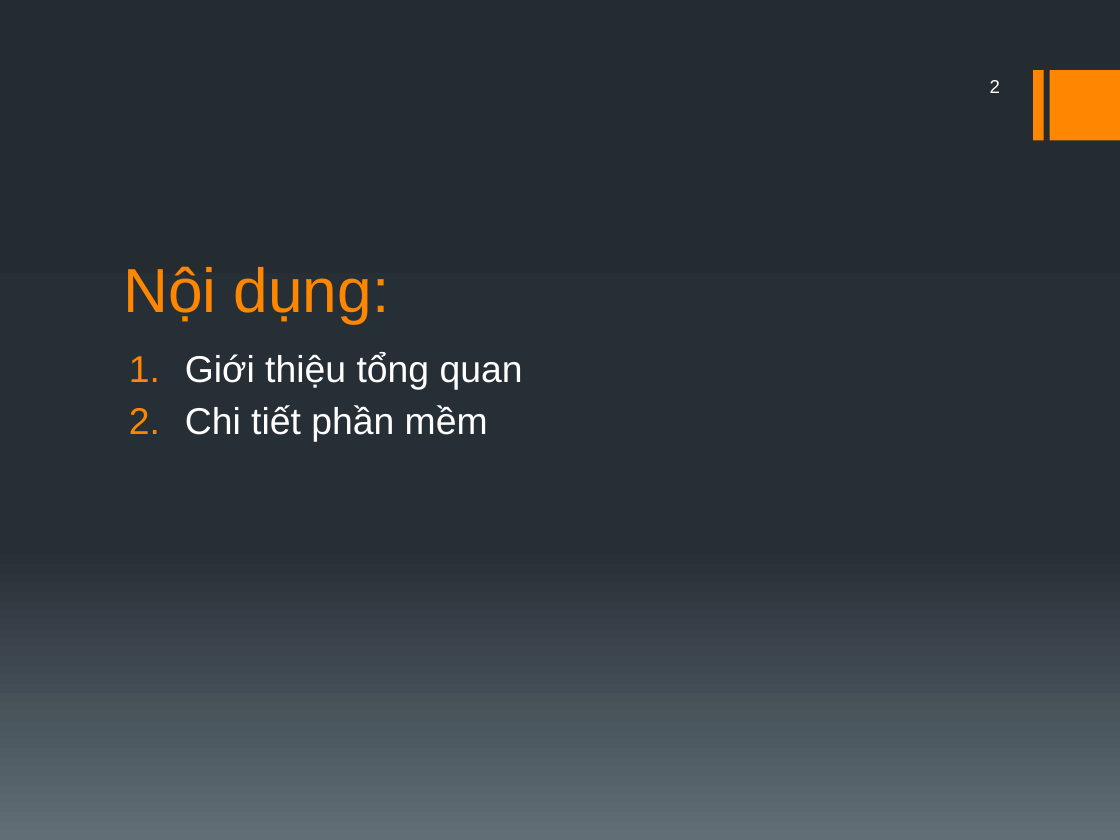
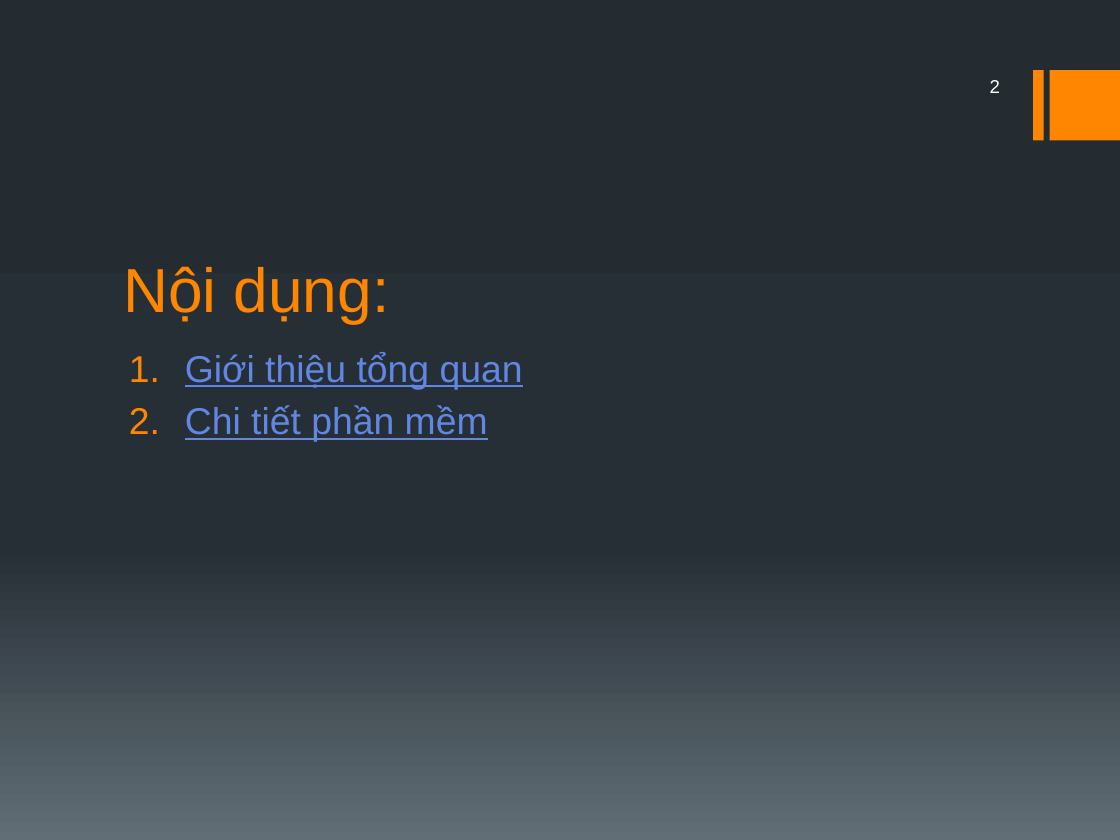
Before and after one commit to Hachiko001/CuaHang-NhaKho, a slide deck: slide 2 of Báo cáo/Báo cáo.pptx. Drawn at 1120x840 pixels with LibreOffice and Linux fonts; fonts in the diff are those of the drawing. Boxes give left, top, right and bottom in pixels: in the first picture for what was removed or moved away, otherwise in the second. Text is boxed around its words. In the diff, an @@ line names an element or a change of style, - is before the commit and + after.

Commit message:
Final update before presentation
Đã hoàn thành tất cả các chức năng trừ phần tên đăng nhập và chức danh
của nhân viên (cái này đang làm dở). Phần báo cáo tương đối đơn giản,
hạn chế màu mè. Không biết có ai đọc cái này k nữa...

```diff
--- a/Báo cáo/Báo cáo.pptx
+++ b/Báo cáo/Báo cáo.pptx
@@ text "Giới thiệu tổng quan" at [185,352,523,442]: text colour #FFFFFF to #6187E3, underline on @@
```
Also in this commit, not shown: 5 other slides changed, 8 slides added, 3 slides removed, 17 other files.
